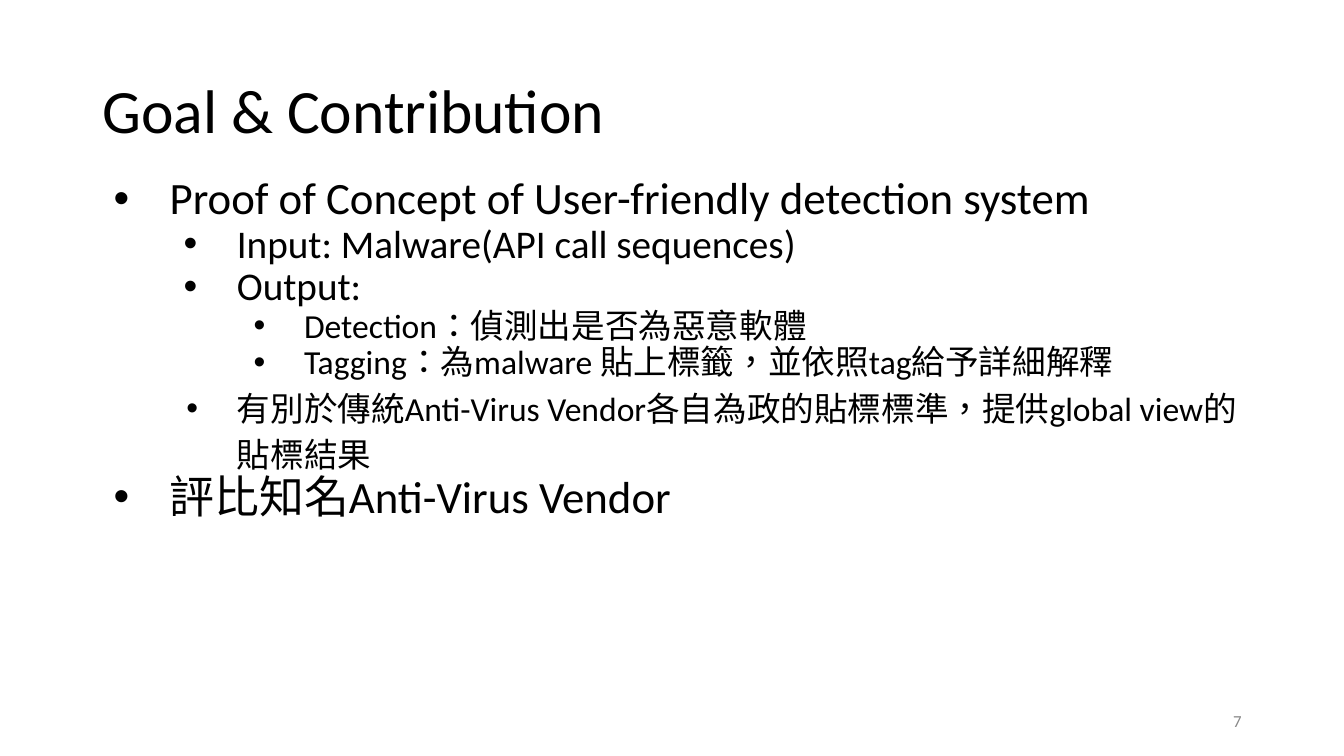
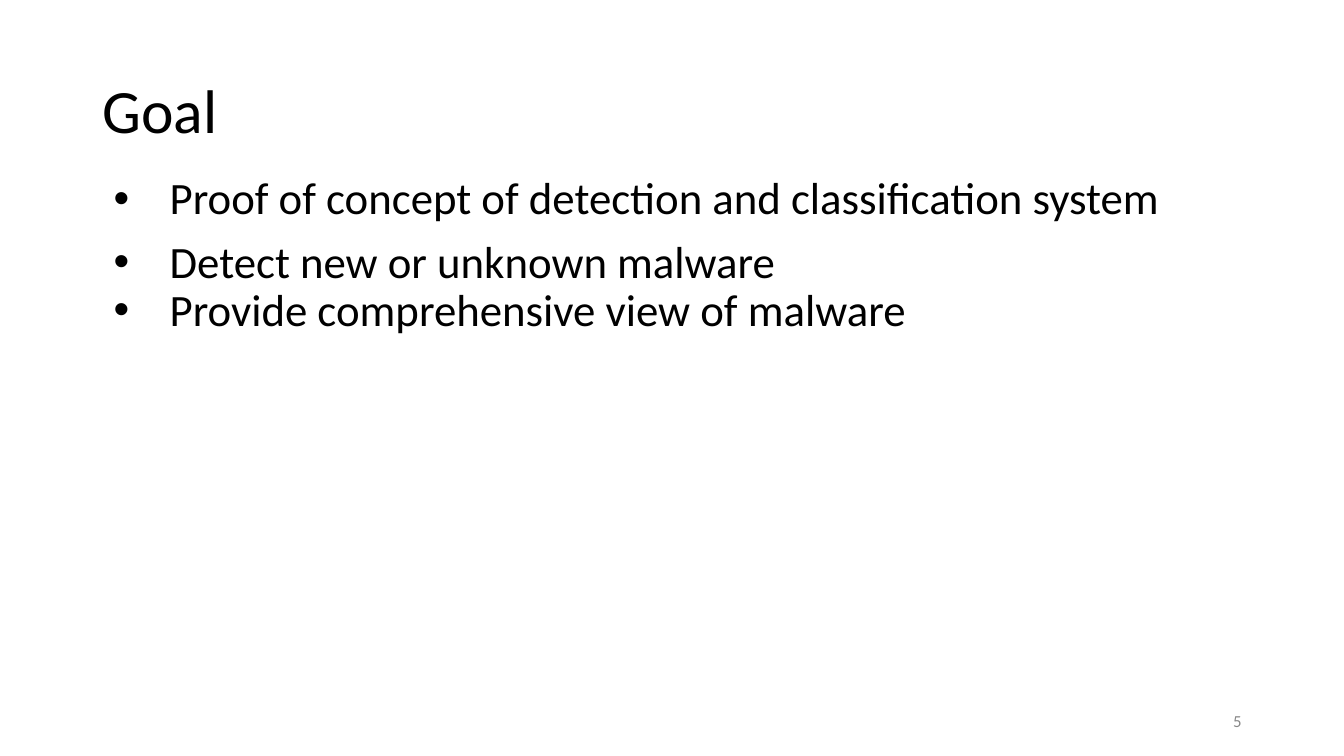
Before and after one commit to chpeng26/CNS_Final, a slide deck: slide 5 of leo/Team11 CNS_Final Present.pptx (slide 7 before the commit). Drawn at 1344x756 pixels with LibreOffice and Linux fonts; fonts in the diff are those of the drawing. Boxes give left, top, right and bottom in pixels: in the first picture for what was removed or moved away, otherwise in the second. Text is boxed around its words. In the diff, an @@ line names an element or a change of style, - is before the commit and + after.

```diff
--- a/leo/Team11 CNS_Final Present.pptx
+++ b/leo/Team11 CNS_Final Present.pptx
@@ title at (102, 90, 217, 134): text changed @@
-Goal & Contribution
+Goal
@@ text at (170, 183, 1159, 334): text changed; size 18 to 24 pt @@
-• Proof of Concept of User-friendly detection system
-• Input: Malware(API call sequences)
-• Output:
-  • Detection：偵測出是否為惡意軟體
-  • Tagging：為malware 貼上標籤，並依照tag給予詳細解釋
-• 有別於傳統Anti-Virus Vendor各自為政的貼標標準，提供global view的貼標結果
-• 評比知名Anti-Virus Vendor
+• Proof of concept of detection and classification system
+• Detect new or unknown malware
+• Provide comprehensive view of malware
@@ page number at (1233, 716, 1242, 727): text changed @@
-7
+5
```
Also in this commit, not shown: 10 other slides changed, 6 slides added, 2 slides removed.
